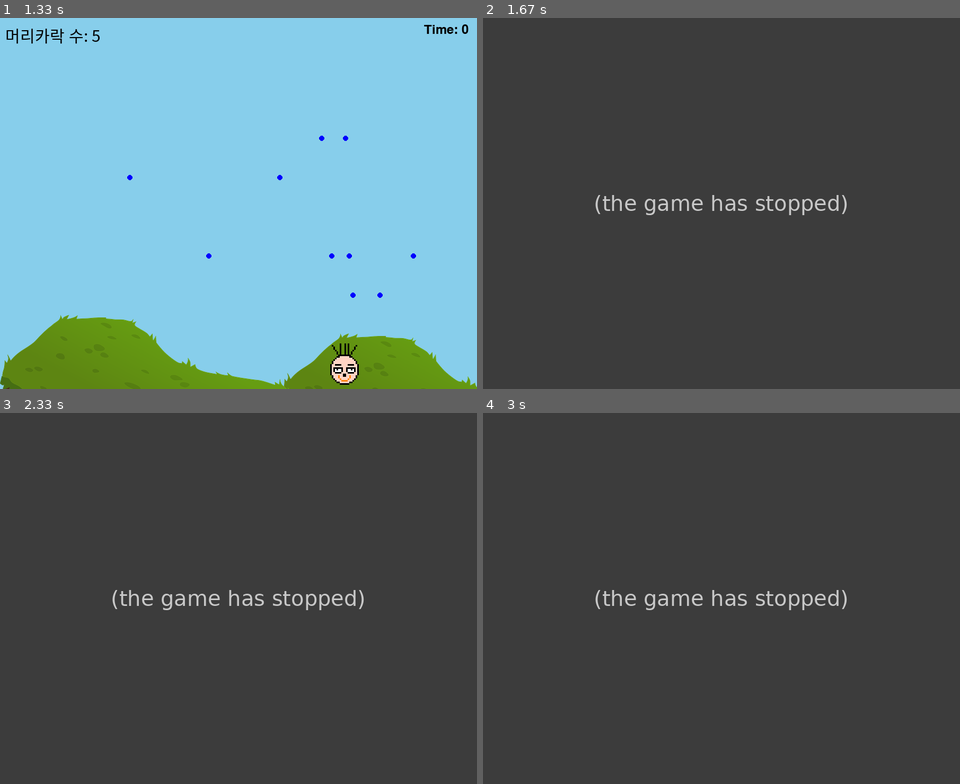
Above: before the commit, frames 1-4 (two rows, left to right).
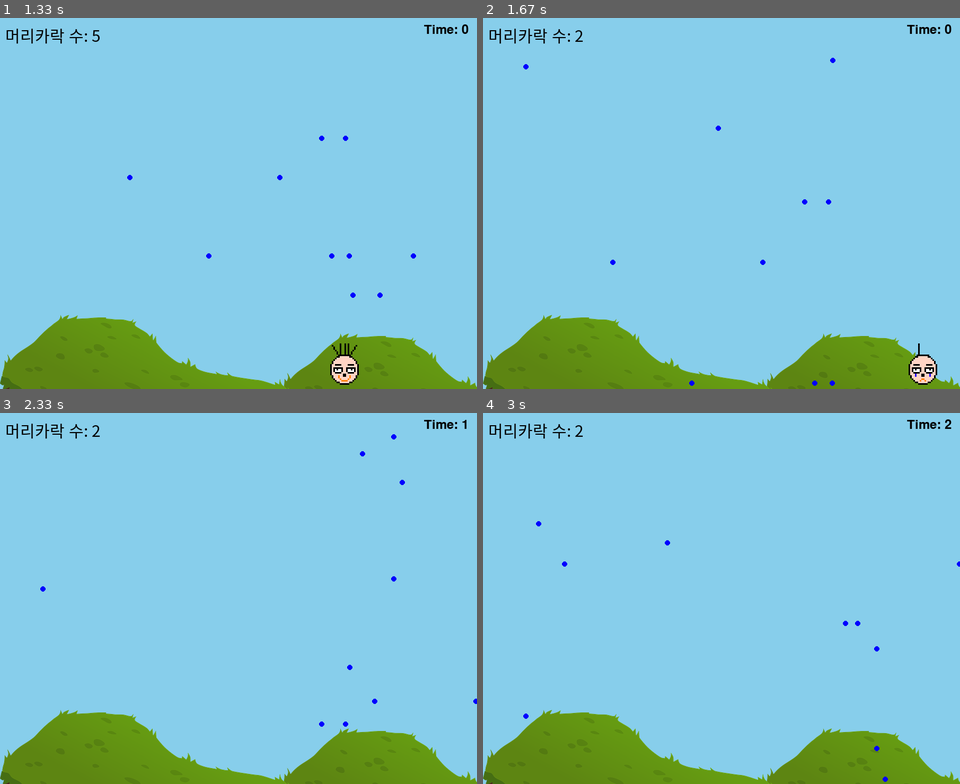
Above: after the commit, the same moments.

Repository: jjband/pygame
Game: pygame game, started from pygame모음집/rain.py
The game is run twice, just before and just after one commit, with the same random seed, the same clock (stepped at 60 frames per second) and the same inputs.
Inputs:
- Up to frame 1 (1.33 s): tap Space at 0.33, 0.67 s; hold Right from 1 s (still down)
- Up to frame 2 (1.67 s): release Right at 1.47 s; hold Right from 1.5 s (still down)
- Up to frame 3 (2.33 s): release Right at 1.97 s; hold Right from 2 s (still down)
- Up to frame 4 (3 s): release Right at 2.53 s; hold Left 2.57-2.97 s

Frame 1 is identical in both runs. In frame 2, 100% of the frame differs, in the area x 0-100%, y 0-100%; in frame 3, 100%; in frame 4, 100%.
Error before the commit: AttributeError: 'Player' object has no attribute 'life' (rain.py line 86); the game stopped at 1.4 s (later frames are placeholders)

Commit message:
대머리 변신(완료)

Diff:
--- a/pygame모음집/rain.py
+++ b/pygame모음집/rain.py
@@ -35,26 +35,44 @@
 
 class Player():
     def __init__(self):
-        self.image = pygame.image.load(os.path.join(assets_path, image_name))
+        self.image_name = "대머리1.png"
+        self.image = pygame.image.load(os.path.join(assets_path, self.image_name))
         self.radius = 15
         self.rect = self.image.get_rect()
         self.width = self.image.get_rect().width
         self.height = self.image.get_rect().height
-        self.reset(Life(5), "대머리1.png")
-    def reset(self, life_obj, image_name):
+        self.life_obj = Life(5)
+
+
+
+
+        self.reset()
+
+    def reset(self):
         self.rect.x = screen_w // 2 - self.width // 2
         self.rect.y = screen_h - self.height // 2 - 50
-
-        if life_obj.get_life() == 4:
-            image_name = "대머리2.png"
-        elif life_obj.get_life() == 3:
-            image_name = "대머리3.png"
-        elif life_obj.get_life() == 2:
-            image_name = "대머리4.png"
-        elif life_obj.get_life() == 1:
-            image_name = "대머리5.png"
-
+        self.image_name = "대머리1.png"
         self.image = pygame.image.load(os.path.join(assets_path, image_name))
+
+    def check_crush(self, enemies):
+        for enemy in enemies:
+            if enemy.rect.colliderect(self.rect):
+                self.life_obj.set_life(-1)
+                if self.life_obj.get_life() == 4:
+                    self.image_name = "대머리2.png"
+                elif self.life_obj.get_life() == 3:
+                    self.image_name = "대머리3.png"
+                elif self.life_obj.get_life() == 2:
+                    self.image_name = "대머리4.png"
+                elif self.life_obj.get_life() == 1:
+                    self.image_name = "대머리5.png"
+
+                self.image = pygame.image.load(os.path.join(assets_path, self.image_name))
+
+                enemy.reset()
+
+
+
 
 
     def move(self, direction):
@@ -80,11 +98,7 @@
         self.rect.move_ip(0, self.speed)
         if self.y > screen_h:
             self.reset()
-    def check_crush(self, player, life):
-        if self.rect.colliderect(player.rect):
-            life.set_life(-1)
-            player.life -=1
-            self.reset()
+
 
     def draw(self, screen):
         pygame.draw.circle(screen, self.color, self.rect.center, self.radius)
@@ -96,8 +110,8 @@
 
 
 
-def display_life(screen, font, life):
-    text = font.render(f"머리카락 수: {life.get_life()}", True, (0, 0, 0))
+def display_life(screen, font, life_obj):
+    text = font.render(f"머리카락 수: {life_obj.get_life()}", True, (0, 0, 0))
     screen.blit(text, (10, 10))
 
 def display_timer(screen, font, start_time):
@@ -140,12 +154,11 @@
     menu_text = font.render("Press space key to start game", True, (0, 0, 0))
     menu_text1 = font1.render("산성비를 조심해!", True, (0, 0, 100))  #이름(위)
 
-
     life = Life(5)
     best_time = 0
     start_time = None
     enemies = [Enemy()for _ in range(enemy_count)]
-    player.reset(Life(5), "대머리1.png")
+    player.reset()
     color = red
     running = True
     menu = True
@@ -155,6 +168,8 @@
     spawn_time = pygame.time.get_ticks()
 
     while running:
+
+
         for event in pygame.event.get():
             if event.type == pygame.QUIT:
                 running = False
@@ -170,6 +185,8 @@
 
         keys = pygame.key.get_pressed()
         if not menu and not show_story:
+
+
             if keys[pygame.K_LEFT]:
                 player.move(-1)
             if keys[pygame.K_RIGHT]:
@@ -201,7 +218,8 @@
         else:
             for enemy in enemies:
                 enemy.move()
-                enemy.check_crush(player, life)
+
+                player.check_crush(enemies)
 
             screen.fill(sky_blue)
             screen.blit(ground_imgae, (528,590))
@@ -214,15 +232,17 @@
             for enemy in enemies:
                 enemy.draw(screen)
 
-            display_life(screen, life_font, life)
+            display_life(screen, life_font, player.life_obj)
 
             if start_time is not None:
                 display_timer(screen,timer_font,start_time)
 
-            if life.get_life() <= 0:
-                menu  = True
-                life  = Life(5)
+            if player.life_obj.get_life() <= 0:
+                menu = True
+                player.life_obj.set_life(5)
+                life = player.life_obj
                 start_time = None
+                player.reset()
 
                 for enemy in enemies:
                     enemy.reset()
